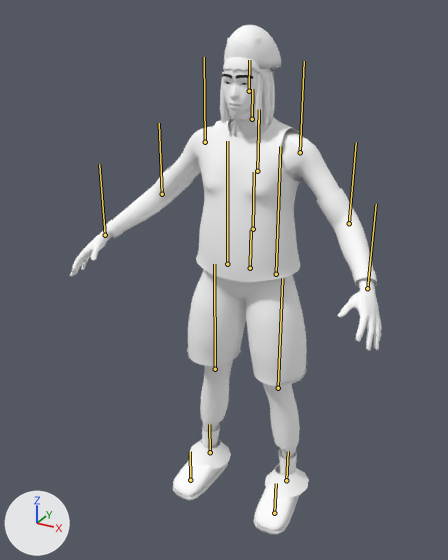
An edit to the glTF model hoopsim/spatial/assets/player.glb, drawn before and after from the same camera.
Rendered twice from a 50 mm lens placed at (3.42, -6.96, 6.91), pointed at (-0.54, 0.24, 3.31). The axes (+X, +Y, +Z) are drawn at lower left. The lights are the same throughout. The first picture is the older version. The bones that bend it are drawn over the model as lines.

The first picture shows 'Body'.
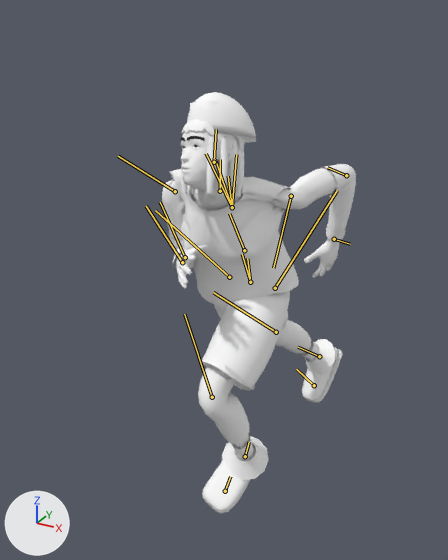
The newer file adds an action. The first version stands in its rest pose; the second is drawn at frame 0 of the action 'burst'.

Pixel boxes [x1, y1, x2, y2] of what changed, in the pictures (448 x 560 px):
'Body', posed (38% narrower, 17% shorter): before [70, 25, 382, 534]; after [162, 92, 356, 513]
bone 'Hips', root to tip: before (250, 268) to (250, 242); after (250, 282) to (247, 258)
bone 'LeftUpLeg', root to tip: before (276, 274) to (280, 146); after (275, 288) to (337, 190)
bone 'LeftLeg', root to tip: before (278, 388) to (282, 278); after (212, 397) to (184, 314)
bone 'LeftFoot', root to tip: before (286, 480) to (288, 451); after (245, 456) to (249, 442)
bone 'LeftToeBase', root to tip: before (274, 513) to (276, 483); after (225, 491) to (230, 476)
bone 'RightUpLeg', root to tip: before (227, 264) to (227, 141); after (229, 277) to (155, 210)
bone 'RightLeg', root to tip: before (215, 369) to (214, 264); after (276, 332) to (213, 292)
bone 'RightFoot', root to tip: before (210, 452) to (209, 424); after (319, 356) to (298, 347)
bone 'RightToeBase', root to tip: before (190, 480) to (190, 451); after (314, 385) to (296, 369)
bone 'LowerBack', root to tip: before (250, 268) to (251, 230); after (250, 282) to (242, 254)
bone 'Spine', root to tip: before (253, 229) to (254, 172); after (244, 250) to (229, 213)
bone 'Spine1', root to tip: before (257, 171) to (259, 110); after (232, 207) to (215, 159)
bone 'Neck', root to tip: before (257, 171) to (259, 114); after (232, 207) to (228, 176)
bone 'Neck1', root to tip: before (252, 119) to (252, 89); after (220, 191) to (220, 159)
bone 'Head', root to tip: before (249, 91) to (249, 60); after (214, 162) to (216, 129)
bone 'LeftShoulder', root to tip: before (257, 171) to (259, 109); after (232, 207) to (236, 154)
bone 'LeftArm', root to tip: before (300, 152) to (304, 61); after (291, 196) to (273, 268)
bone 'LeftForeArm', root to tip: before (349, 223) to (356, 142); after (346, 175) to (327, 167)
bone 'LeftHand', root to tip: before (367, 288) to (376, 204); after (334, 239) to (350, 244)
bone 'RightShoulder', root to tip: before (257, 171) to (259, 109); after (232, 207) to (206, 153)
bone 'RightArm', root to tip: before (205, 142) to (204, 57); after (175, 191) to (118, 156)
bone 'RightForeArm', root to tip: before (162, 194) to (159, 123); after (185, 257) to (160, 202)
bone 'RightHand', root to tip: before (105, 235) to (99, 164); after (182, 262) to (146, 206)

What the commit changed:
Bone 'Hips' (bone_hips) moves from (0.0, 0.0, 0.0) to (0.0, -0.22, -0.02).
Bone 'Hips' (bone_hips) turns from (0, 0, 0) to (10, -6, 2) degrees about its own x, y and z.
Bone 'LeftUpLeg' (bone_leftupleg) turns from (0, 0, 0) to (-60, -6, -6) degrees about its own x, y and z.
Bone 'LeftLeg' (bone_leftleg) turns from (0, 0, 0) to (75, 5, 3) degrees about its own x, y and z.
Bone 'LeftFoot' (bone_leftfoot) turns from (0, 0, 0) to (-3, -3, -14) degrees about its own x, y and z.
Bone 'LeftToeBase' (bone_lefttoebase) turns from (0, 0, 0) to (-4, -8, 0) degrees about its own x, y and z.
Bone 'RightUpLeg' (bone_rightupleg) turns from (0, 0, 0) to (32, -6, 8) degrees about its own x, y and z.
Bone 'RightLeg' (bone_rightleg) turns from (0, 0, 0) to (5, 0, 1) degrees about its own x, y and z.
Bone 'RightFoot' (bone_rightfoot) turns from (0, 0, 0) to (3, -6, 14) degrees about its own x, y and z.
Bone 'RightToeBase' (bone_righttoebase) turns from (0, 0, 0) to (-17, 13, -2) degrees about its own x, y and z.
Bone 'LowerBack' (bone_lowerback) turns from (0, 0, 0) to (14, 5, -1) degrees about its own x, y and z.
Bone 'Spine' (bone_spine) turns from (0, 0, 0) to (10, 6, -1) degrees about its own x, y and z.
Bone 'Spine1' (bone_spine1) turns from (0, 0, 0) to (-6, 4, 1) degrees about its own x, y and z.
Bone 'Neck' (bone_neck) turns from (0, 0, 0) to (15, -11, -18) degrees about its own x, y and z.
Bone 'Neck1' (bone_neck1) turns from (0, 0, 0) to (-41, -5, 26) degrees about its own x, y and z.
Bone 'Head' (bone_head) turns from (0, 0, 0) to (-14, -6, 10) degrees about its own x, y and z.
Bone 'LeftShoulder' (bone_leftshoulder) turns from (0, 0, 0) to (-9, 19, -20) degrees about its own x, y and z.
Bone 'LeftArm' (bone_leftarm) turns from (0, 0, 0) to (109, -10, -25) degrees about its own x, y and z.
Bone 'LeftForeArm' (bone_leftforearm) turns from (0, 0, 0) to (-34, 4, 40) degrees about its own x, y and z.
Bone 'LeftHand' (bone_lefthand) turns from (0, 0, 0) to (-18, 18, -25) degrees about its own x, y and z.
Bone 'RightShoulder' (bone_rightshoulder) turns from (0, 0, 0) to (-10, -20, 15) degrees about its own x, y and z.
Bone 'RightArm' (bone_rightarm) turns from (0, 0, 0) to (70, 57, 57) degrees about its own x, y and z.
Bone 'RightForeArm' (bone_rightforearm) turns from (0, 0, 0) to (-63, -8, -57) degrees about its own x, y and z.
Bone 'RightHand' (bone_righthand) turns from (0, 0, 0) to (-6, -11, 7) degrees about its own x, y and z.
